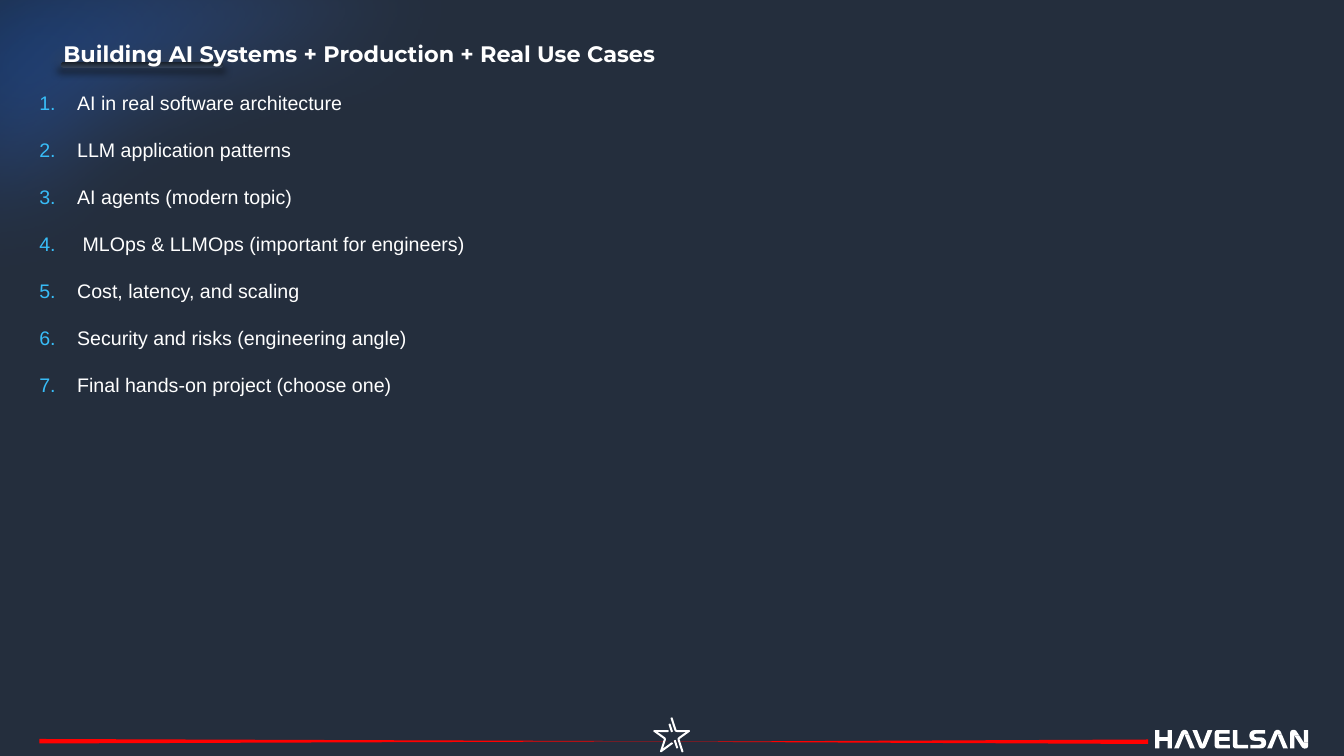
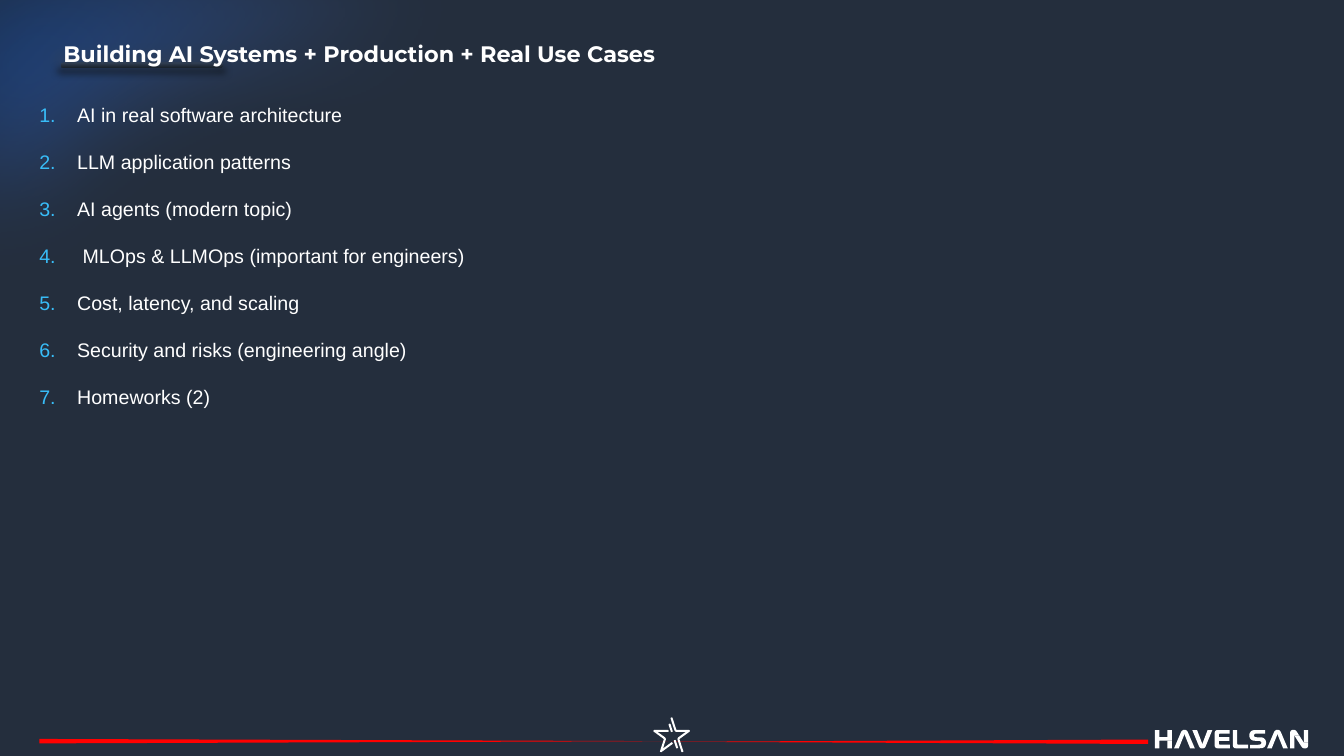
Before and after one commit to havelsan/YZ_EGITIM, a slide deck: slide 3 of presentations/03.Day_3_—_Building_AI_Systems_Production_Real_Use_Case.pptx. Drawn at 1344x756 pixels with LibreOffice and Linux fonts; fonts in the diff are those of the drawing. Boxes give left, top, right and bottom in pixels: in the first picture for what was removed or moved away, otherwise in the second. Text is boxed around its words. In the diff, an @@ line names an element or a change of style, - is before the commit and + after.

```diff
--- a/presentations/03.Day_3_—_Building_AI_Systems_Production_Real_Use_Case.pptx
+++ b/presentations/03.Day_3_—_Building_AI_Systems_Production_Real_Use_Case.pptx
@@ text at (x1=77, y1=389, x2=210, y2=408): text changed @@
-7. Final hands-on project (choose one)
+7. Homeworks (2)
@@ freeform shape at (x1=653, y1=718, x2=690, y2=753): outline redrawn @@
@@ freeform shape at (x1=1155, y1=730, x2=1309, y2=749): outline redrawn @@
```
Also in this commit, not shown: 11 other slides changed, 1 slide added, 1 slide removed, 23 other files.
